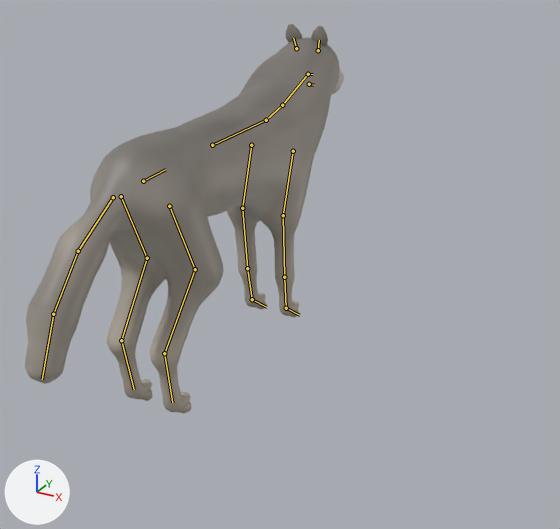
A saved change to the glTF model game/assets/animals/wolf.glb.
Both versions are drawn from a 50 mm lens placed at (1.335, -2.108, 1.397), pointed at (0.278, -0.187, 0.436). The lights are fixed; the arrows at lower left show +X, +Y and +Z. The picture after the commit comes second. The bones that change, and the others that lie on the model, are drawn over the model as lines. Objects named as collision shapes, trigger or cutter boxes, shadow casters or lower levels of detail are left out.

In view in the first picture: 'Body_lod0'.
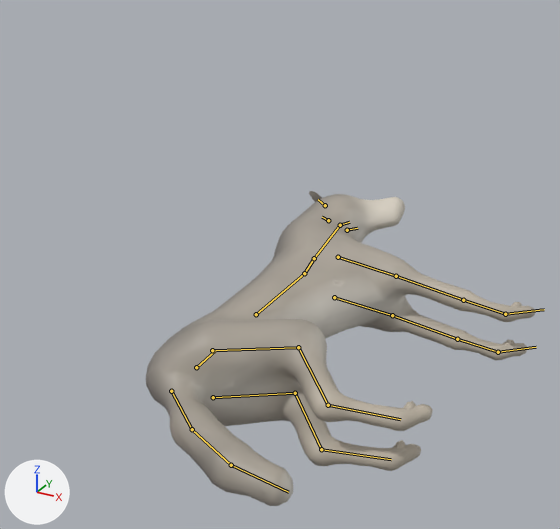
The newer file adds an action. The first version stands in its rest pose; the second is drawn at frame 38 of the action 'Death'.

Boxes (x1, y1, x2, y2) around the edits, measured in the pictures (560 x 529 px):
'Body_lod0', posed (22% wider, 19% shorter): before (25, 24, 344, 413); after (146, 191, 535, 506)
bone 'hips', root to tip: before (143, 181) to (165, 169); after (196, 367) to (215, 350)
bone 'hind_upper.l', root to tip: before (121, 196) to (147, 258); after (213, 397) to (295, 393)
bone 'hind_lower.l', root to tip: before (147, 258) to (121, 340); after (295, 393) to (321, 449)
bone 'hind_foot.l', root to tip: before (121, 340) to (134, 389); after (321, 449) to (391, 459)
bone 'hind_upper.r', root to tip: before (169, 206) to (195, 269); after (212, 350) to (298, 347)
bone 'hind_lower.r', root to tip: before (195, 269) to (164, 353); after (298, 347) to (328, 405)
bone 'hind_foot.r', root to tip: before (164, 353) to (172, 402); after (328, 405) to (400, 419)
bone 'front_upper.l', root to tip: before (251, 145) to (242, 208); after (334, 297) to (392, 315)
bone 'front_lower.l', root to tip: before (242, 208) to (247, 268); after (392, 315) to (457, 339)
bone 'front_upper.r', root to tip: before (293, 151) to (283, 215); after (338, 257) to (396, 276)
bone 'front_lower.r', root to tip: before (283, 215) to (284, 277); after (396, 276) to (463, 300)
bone 'neck', root to tip: before (282, 105) to (308, 74); after (314, 258) to (340, 225)
bone 'head', root to tip: before (308, 74) to (313, 74); after (340, 225) to (349, 222)
bone 'jaw', root to tip: before (309, 84) to (314, 85); after (347, 230) to (357, 228)
bone 'tail.1', root to tip: before (113, 197) to (78, 251); after (171, 391) to (192, 429)

The change, as a list of edits to the scene's bpy script:
```text
Change bone_hips:
    where bone_hips = bpy.data.objects['Armature'].pose.bones['hips']  # child of 'root'
    bone_hips.location: (0.0, 0.0, 0.0) -> (0.15, -0.032, -0.559)
    bone_hips.rotation_quaternion: (1.0, 0.0, 0.0, 0.0) -> (0.732, 0.0, -0.682, 0.0)  # degrees (0, 0, 0) -> degrees (0, -86, 0)
Change bone_hind_upper_l:
    where bone_hind_upper_l = bpy.data.objects['Armature'].pose.bones['hind_upper.l']  # child of 'hips'
    bone_hind_upper_l.rotation_quaternion: (1.0, 0.0, 0.0, 0.0) -> (0.989, 0.149, 0.0, 0.0)  # degrees (0, 0, 0) -> degrees (17, 0, 0)
Change bone_hind_lower_l:
    where bone_hind_lower_l = bpy.data.objects['Armature'].pose.bones['hind_lower.l']  # child of 'hind_upper.l'
    bone_hind_lower_l.rotation_quaternion: (1.0, 0.0, 0.0, 0.0) -> (0.98, -0.199, 0.0, 0.0)  # degrees (0, 0, 0) -> degrees (-23, 0, 0)
Change bone_hind_foot_l:
    where bone_hind_foot_l = bpy.data.objects['Armature'].pose.bones['hind_foot.l']  # child of 'hind_lower.l'
    bone_hind_foot_l.rotation_quaternion: (1.0, 0.0, 0.0, 0.0) -> (0.989, 0.149, 0.0, 0.0)  # degrees (0, 0, 0) -> degrees (17, 0, 0)
Change bone_hind_upper_r:
    where bone_hind_upper_r = bpy.data.objects['Armature'].pose.bones['hind_upper.r']  # child of 'hips'
    bone_hind_upper_r.rotation_quaternion: (1.0, 0.0, 0.0, 0.0) -> (0.993, 0.12, 0.0, 0.0)  # degrees (0, 0, 0) -> degrees (14, 0, 0)
Change bone_hind_lower_r:
    where bone_hind_lower_r = bpy.data.objects['Armature'].pose.bones['hind_lower.r']  # child of 'hind_upper.r'
    bone_hind_lower_r.rotation_quaternion: (1.0, 0.0, 0.0, 0.0) -> (0.987, -0.159, 0.0, 0.0)  # degrees (0, 0, 0) -> degrees (-18, 0, 0)
Change bone_hind_foot_r:
    where bone_hind_foot_r = bpy.data.objects['Armature'].pose.bones['hind_foot.r']  # child of 'hind_lower.r'
    bone_hind_foot_r.rotation_quaternion: (1.0, 0.0, 0.0, 0.0) -> (0.993, 0.12, 0.0, 0.0)  # degrees (0, 0, 0) -> degrees (14, 0, 0)
Change bone_front_upper_l:
    where bone_front_upper_l = bpy.data.objects['Armature'].pose.bones['front_upper.l']  # child of 'chest'
    bone_front_upper_l.rotation_quaternion: (1.0, 0.0, 0.0, 0.0) -> (0.985, 0.174, 0.0, 0.0)  # degrees (0, 0, 0) -> degrees (20, 0, 0)
Change bone_front_lower_l:
    where bone_front_lower_l = bpy.data.objects['Armature'].pose.bones['front_lower.l']  # child of 'front_upper.l'
    bone_front_lower_l.rotation_quaternion: (1.0, 0.0, 0.0, 0.0) -> (0.969, -0.247, 0.0, 0.0)  # degrees (0, 0, 0) -> degrees (-29, 0, 0)
Change bone_front_upper_r:
    where bone_front_upper_r = bpy.data.objects['Armature'].pose.bones['front_upper.r']  # child of 'chest'
    bone_front_upper_r.rotation_quaternion: (1.0, 0.0, 0.0, 0.0) -> (0.99, 0.14, 0.0, 0.0)  # degrees (0, 0, 0) -> degrees (16, 0, 0)
Change bone_front_lower_r:
    where bone_front_lower_r = bpy.data.objects['Armature'].pose.bones['front_lower.r']  # child of 'front_upper.r'
    bone_front_lower_r.rotation_quaternion: (1.0, 0.0, 0.0, 0.0) -> (0.98, -0.199, 0.0, 0.0)  # degrees (0, 0, 0) -> degrees (-23, 0, 0)
Change bone_neck:
    where bone_neck = bpy.data.objects['Armature'].pose.bones['neck']  # child of 'chest'
    bone_neck.rotation_quaternion: (1.0, 0.0, 0.0, 0.0) -> (0.974, -0.172, 0.026, -0.147)  # degrees (0, 0, 0) -> degrees (-20, 0, -17)
Change bone_head:
    where bone_head = bpy.data.objects['Armature'].pose.bones['head']  # child of 'neck'
    bone_head.rotation_quaternion: (1.0, 0.0, 0.0, 0.0) -> (0.99, -0.099, 0.01, -0.099)  # degrees (0, 0, 0) -> degrees (-11, 0, -11)
Change bone_jaw:
    where bone_jaw = bpy.data.objects['Armature'].pose.bones['jaw']  # child of 'head'
    bone_jaw.rotation_quaternion: (1.0, 0.0, 0.0, 0.0) -> (0.998, -0.06, 0.0, 0.0)  # degrees (0, 0, 0) -> degrees (-7, 0, 0)
Change bone_tail_1:
    where bone_tail_1 = bpy.data.objects['Armature'].pose.bones['tail.1']  # child of 'hips'
    bone_tail_1.rotation_quaternion: (1.0, 0.0, 0.0, 0.0) -> (0.98, -0.199, 0.0, 0.0)  # degrees (0, 0, 0) -> degrees (-23, 0, 0)
```
